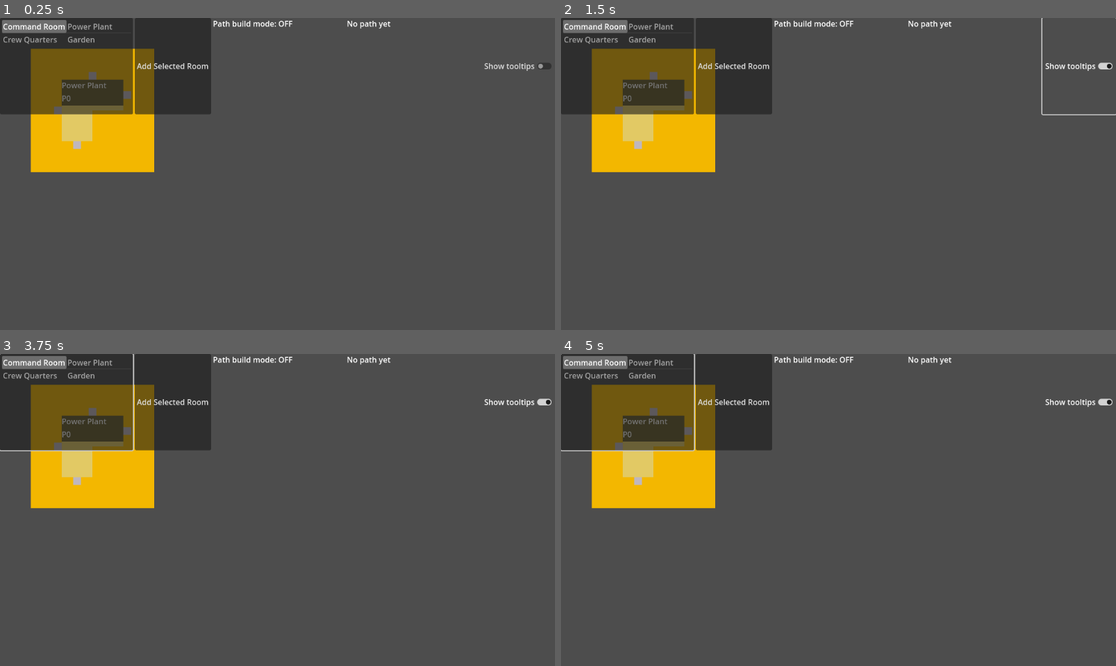
Above: before the commit, frames 1-4 (two rows, left to right).
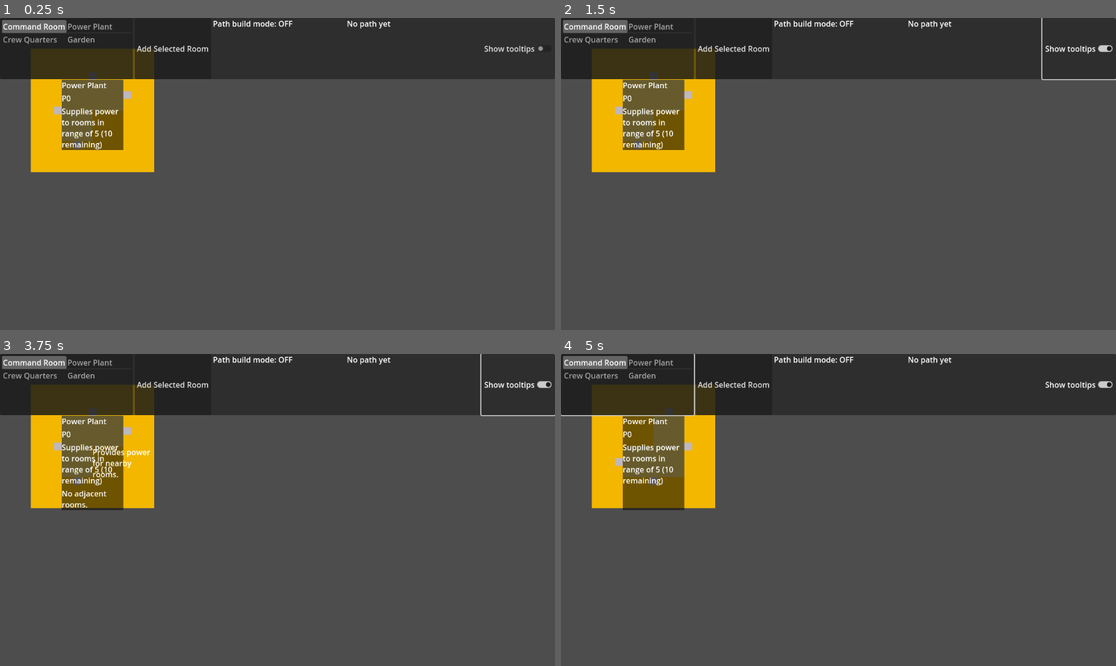
Above: after the commit, the same moments.

Repository: juhanikat/mothership
Game: Godot game, scene res://scenes/main.tscn
Two runs of this game, one before a commit and one after it. Both use one fixed random seed, a clock stepped at 60 frames per second and the inputs below.
Inputs (mouse positions are in pixels of both pictures, inside the frame that each line leads up to):
- Up to frame 1 (0.25 s): no input
- Up to frame 2 (1.5 s): click "Add Selected Room" at 0.5 s; click "Show tooltips" at 1.25 s
- Up to frame 3 (3.75 s): click "Add Selected Room" at 2 s; click "Add Selected Room" at 2.75 s; move the mouse to (94, 447) at 3.52 s; press the mouse at (94, 447) at 3.53 s
- Up to frame 4 (5 s): tap R (rotate_tile) at 3.8, 4.35 s; move the mouse to (655, 413) at 4.27 s; release the mouse at (655, 413) at 4.28 s; click (655, 413) at 4.55 s

The runs differ from the first frame. In frame 1, 20% of the frame differs, in the area x 0-100%, y 0-43%; in frame 2, 20%; in frame 3, 21%, in the area x 0-100%, y 0-50%; in frame 4, 21%.

Commit message:
add power toggling, and RoomGameplay script

Diff:
--- a/RoomData.gd
+++ b/RoomData.gd
@@ -24,7 +24,8 @@
 	"room_name": "Power Plant",
 	"room_shape": RoomShape.LShape,
 	"room_desc": "Provides power for nearby rooms.",
-	"power_usage": 0
+	"power_usage": 0,
+	"power_supply": {"capacity": 10, "range": 5}
 }
 
 const _crew_quarters_data: Dictionary[String, Variant] = {
--- a/project.godot
+++ b/project.godot
@@ -26,6 +26,7 @@
 Room=""
 RoomClickableArea=""
 RoomArea=""
+PowerSupply=""
 
 [input]
 
@@ -54,6 +55,11 @@
 "events": [Object(InputEventMouseButton,"resource_local_to_scene":false,"resource_name":"","device":-1,"window_id":0,"a …(253 unchanged characters)…
 ]
 }
+toggle_power={
+"deadzone": 0.2,
+"events": [Object(InputEventMouseButton,"resource_local_to_scene":false,"resource_name":"","device":-1,"window_id":0,"alt_pressed":false,"shift_pressed":false,"ctrl_pressed":false,"meta_pressed":false,"button_mask":0,"position":Vector2(0, 0),"global_position":Vector2(0, 0),"factor":1.0,"button_index":3,"canceled":false,"pressed":false,"double_click":false,"script":null)
+]
+}
 
 [layer_names]
 
--- a/room/RoomConnections.gd
+++ b/room/RoomConnections.gd
@@ -2,8 +2,9 @@
 class_name RoomConnections
 
 
+
+## Returns the shortest path between two rooms (using a breadth-first search). If no path is found, returns -1.
 static func distance_between(start_room: Room, end_room: Room) -> int:
-	## Returns the shortest path between two rooms (using a breadth-first search). If no path is found, returns -1.
 	var queue = [] # Contains [room: Room, distance_from_starting_room: int] pairs
 	var explored = []
 
@@ -22,10 +23,32 @@
 	return -1
 
 
+## Returns all rooms within <range> of <start_room>, not including <start_room>.
+static func get_nearby_rooms(start_room: Room, search_range: int) -> Array[Room]:
+	var queue = [] # Contains [room: Room, distance_from_starting_room: int] pairs
+	var explored: Array[Room] = []
+
+	queue.append([start_room, 0])
+	explored.append(start_room)
+
+	while len(queue) > 0:
+		var current: Array[Variant] = queue.pop_front()
+		if current[1] > search_range:
+			explored.erase(start_room)
+			return explored
+		for adjacent_room: Room in current[0].adjacent_rooms:
+			if adjacent_room not in explored:
+				queue.append([adjacent_room, current[1] + 1])
+				explored.append(adjacent_room)
+
+	explored.erase(start_room)
+	return explored
+
+
+## loop through all connectors (in the entire game),
+## and find first two connectors that are in range of each other.
+## If found, returns a list containing both connectors, and an empty list otherwise.
 static func find_connector_pairing(current_room_connectors: Array[Connector], all_connectors: Array[Connector], max_distance: int) -> Array[Connector]:
-	## loop through all connectors (in the entire game),
-	## and find first two connectors that are in range of each other.
-	## If found, returns a list containing both connectors, and an empty list otherwise.
 	var closest_pair: Array[Connector] = []
 	var closest_pair_distance = null
 	for own_connector: Area2D in current_room_connectors:
--- /dev/null
+++ b/room/RoomGameplay.gd
@@ -0,0 +1,63 @@
+extends Node
+class_name RoomGameplay
+
+
+var _data: Dictionary[String, Variant]
+@onready var parent_room: Room
+
+var powered: bool = false
+
+
+# FOR POWER SUPPLIERS
+var power_supply = {}
+var supplies_to: Array[Room] = []
+
+
+
+func _ready() -> void:
+	parent_room = get_parent()
+
+
+func init_gameplay_features(data: Dictionary) -> void:
+	_data = data
+
+	if "power_supply" in _data.keys():
+		power_supply = _data["power_supply"].duplicate(true)
+		print(power_supply)
+		parent_room.add_to_group("PowerSupply")
+		powered = true
+		parent_room.texture_polygon.color.a += 0.5
+
+
+func toggle_power() -> void:
+	if power_supply:
+		# Power suppliers are always powered.
+		return
+
+	var not_in_range = true
+	if powered:
+		for power_supplier: Room in get_tree().get_nodes_in_group("PowerSupply"):
+			if parent_room in power_supplier.gameplay.supplies_to:
+				power_supplier.gameplay.power_supply.capacity += 1
+				power_supplier.gameplay.supplies_to.erase(parent_room)
+				power_supplier.room_info.update_power_supply_label(power_supplier.gameplay.power_supply)
+		powered = false
+		parent_room.texture_polygon.color.a -= 0.5
+	else:
+		var power_suppliers = get_tree().get_nodes_in_group("PowerSupply")
+		for power_supplier: Room in power_suppliers:
+			var power_supplier_reach = RoomConnections.get_nearby_rooms(power_supplier, power_supplier.gameplay.power_supply.range)
+			if parent_room in power_supplier_reach:
+				not_in_range = false
+				if power_supplier.gameplay.power_supply.capacity > 0:
+					power_supplier.gameplay.power_supply.capacity -= 1
+					power_supplier.gameplay.supplies_to.append(parent_room)
+					power_supplier.room_info.update_power_supply_label(power_supplier.gameplay.power_supply)
+					powered = true
+					parent_room.texture_polygon.color.a += 0.5
+					print("Room powered.")
+					return
+		if not_in_range:
+			print("Cannot power room: No suppliers in range.")
+		else:
+			print("Cannot power room: Suppliers in rage do not have enough capacity.")
--- a/room/room.gd
+++ b/room/room.gd
@@ -31,11 +31,17 @@
 var _shape: RoomData.RoomShape
 var _data: Dictionary[String, Variant]
 
+var gameplay: RoomGameplay
+
 var adjacent_rooms: Array[Room] = [] # updated when any room is attached to this one
 
-
+var powered: bool = false
+
+var power_supply = {"capacity": 0, "range": 0}
+var supplies_to: Array[Room] = []
+
+## Call this before the tile is added to the scene tree.
 func init_room(i_data: Dictionary[String, Variant]) -> void:
-	## Call this before the tile is added to the scene tree.
 	_data = i_data
 	_shape = _data["room_shape"]
 
@@ -56,6 +62,7 @@
 
 	polygon.polygon = room_shapes[_shape]
 
+
 	# shapes the texture (Polygon2D) according to the room's shape,
 	# and colors it randomly.
 	# Replace this when creating actual textures for rooms.
@@ -66,10 +73,18 @@
 
 	GlobalSignals.room_connected.connect(_on_room_connected)
 
+	# RoomGameplay handles supplying power etc. gameplay things
+	gameplay = RoomGameplay.new()
+	add_child(gameplay)
+	gameplay.init_gameplay_features(_data)
+
 
 func _unhandled_input(event: InputEvent) -> void:
 	if locked:
+		if event.is_action_pressed("toggle_power") and hovering:
+			gameplay.toggle_power()
 		return
+
 	if GlobalInputFlags.path_build_mode:
 		return
 
@@ -102,7 +117,7 @@
 		global_position = global_mouse_pos
 		room_info.global_position = global_position + RoomData.room_info_pos[_shape]
 
-	elif event.is_action_pressed("rotate_tile") and is_picked:
+	if event.is_action_pressed("rotate_tile") and is_picked:
 			target_rotation += 90
 
 
@@ -172,6 +187,7 @@
 		connectors_node.add_child(new_connector)
 		new_connector.position = connector_pos
 
+
 ## Creates a navigation region for this room (connector regions are made in connector.gd).
 func create_navigation_region() -> void:
 	var new_nav_polygon = NavigationPolygon.new()
@@ -184,6 +200,8 @@
 func create_texture() -> void:
 	texture_polygon.polygon = polygon.polygon
 	texture_polygon.color = RoomData.room_colors.pick_random()
+	texture_polygon.color.a -= 0.5 # because rooms spawn unpowered
+
 
 ## Returns all connectors that are children of this room.
 func get_own_connectors() -> Array[Connector]:
--- a/room/room_info.gd
+++ b/room/room_info.gd
@@ -4,18 +4,23 @@
 
 @export var room_name_label: RichTextLabel
 @export var power_usage_label: RichTextLabel
+@export var power_supply_label: RichTextLabel
+
 
 @export var adjacent_rooms_popup_label: RichTextLabel
 @export var description_popup_label: RichTextLabel
 
 
-
+##  fills information from _data (positioning is done in main.gd).
 func init_room_info(_data: Dictionary[String, Variant]) -> void:
-	#  fills information from _data (positioning is done in main.gd)
 	room_name_label.text = _data["room_name"]
 	power_usage_label.text = "P" + str(_data["power_usage"])
 	description_popup_label.text = _data.get("room_desc", "No description.")
 	adjacent_rooms_popup_label.text = "No adjacent rooms."
+
+	if "power_supply" in _data.keys():
+		power_supply_label.text = "Supplies power to rooms in range of %s (%s remaining)" % \
+		[str(_data["power_supply"]["range"]), str(_data["power_supply"]["capacity"])]
 
 
 func _process(_delta: float) -> void:
@@ -24,8 +29,14 @@
 		description_popup_label.global_position = get_global_mouse_position()
 
 
+## Called by room.gd to update the adjacent rooms popup.
 func update_adjacent_rooms_label(rooms: Array[Room]) -> void:
-	## Called by room.gd to update the adjacent rooms popup.
 	adjacent_rooms_popup_label.text = "Adjacent rooms (%s):\n" % [str(len(rooms))]
 	for room in rooms:
 		adjacent_rooms_popup_label.text += "\n%s (%s)" % [str(room), str(room._data["room_name"])]
+
+
+## Called by room.gd to update the power supply label when rooms toggle power.
+func update_power_supply_label(current_power_supply: Dictionary) -> void:
+	power_supply_label.text = "Supplies power to rooms in range of %s (%s remaining)" % \
+		[str(current_power_supply["range"]), str(current_power_supply["capacity"])]
--- a/room/room_info.tscn
+++ b/room/room_info.tscn
@@ -5,7 +5,7 @@
 [sub_resource type="StyleBoxFlat" id="StyleBoxFlat_yms3g"]
 bg_color = Color(0, 0, 0, 0.545098)
 
-[node name="RoomInfo" type="PanelContainer" node_paths=PackedStringArray("room_name_label", "power_usage_label", "adjacent_rooms_popup_label", "description_popup_label")]
+[node name="RoomInfo" type="PanelContainer" node_paths=PackedStringArray("room_name_label", "power_usage_label", "power_supply_label", "adjacent_rooms_popup_label", "description_popup_label")]
 offset_right = 128.0
 offset_bottom = 54.0
 mouse_filter = 2
@@ -13,6 +13,7 @@
 script = ExtResource("1_xv4oe")
 room_name_label = NodePath("VBoxContainer/RoomName")
 power_usage_label = NodePath("VBoxContainer/PowerUsage")
+power_supply_label = NodePath("VBoxContainer/PowerSupply")
 adjacent_rooms_popup_label = NodePath("VBoxContainer/AdjacentRoomsPopupLabel")
 description_popup_label = NodePath("DescriptionPopupLabel")
 
@@ -37,6 +38,11 @@
 text = "power usage"
 fit_content = true
 
+[node name="PowerSupply" type="RichTextLabel" parent="VBoxContainer"]
+layout_mode = 2
+mouse_filter = 2
+fit_content = true
+
 [node name="AdjacentRoomsPopupLabel" type="RichTextLabel" parent="VBoxContainer"]
 layout_mode = 2
 mouse_filter = 2
--- a/scenes/hud.tscn
+++ b/scenes/hud.tscn
@@ -4,41 +4,48 @@
 
 [node name="HUD" type="CanvasLayer" node_paths=PackedStringArray("path_build_mode_label", "path_info_label", "room_list")]
 script = ExtResource("1_ahhtf")
-path_build_mode_label = NodePath("TopBar/PathBuildModeLabel")
-path_info_label = NodePath("TopBar/PathInfoLabel")
-room_list = NodePath("TopBar/RoomList")
+path_build_mode_label = NodePath("PanelContainer/TopBar/PathBuildModeLabel")
+path_info_label = NodePath("PanelContainer/TopBar/PathInfoLabel")
+room_list = NodePath("PanelContainer/TopBar/RoomList")
 
-[node name="TopBar" type="HBoxContainer" parent="."]
-offset_right = 1152.0
-offset_bottom = 40.0
+[node name="PanelContainer" type="PanelContainer" parent="."]
+anchors_preset = -1
+anchor_right = 1.0
+anchor_bottom = 0.195988
+grow_horizontal = 2
+grow_vertical = 2
+metadata/_edit_use_anchors_ = true
 
-[node name="RoomList" type="ItemList" parent="TopBar"]
-custom_minimum_size = Vector2(0, 200)
+[node name="TopBar" type="HBoxContainer" parent="PanelContainer"]
+layout_mode = 2
+
+[node name="RoomList" type="ItemList" parent="PanelContainer/TopBar"]
+custom_minimum_size = Vector2(0, 100)
 layout_mode = 2
 auto_width = true
 max_columns = 2
 same_column_width = true
 
-[node name="AddRoomButton" type="Button" parent="TopBar"]
+[node name="AddRoomButton" type="Button" parent="PanelContainer/TopBar"]
 layout_mode = 2
 focus_mode = 0
 text = "Add Selected Room"
 
-[node name="PathBuildModeLabel" type="RichTextLabel" parent="TopBar"]
+[node name="PathBuildModeLabel" type="RichTextLabel" parent="PanelContainer/TopBar"]
 layout_mode = 2
 size_flags_horizontal = 3
 text = "path build mode label"
 fit_content = true
 
-[node name="PathInfoLabel" type="RichTextLabel" parent="TopBar"]
+[node name="PathInfoLabel" type="RichTextLabel" parent="PanelContainer/TopBar"]
 layout_mode = 2
 size_flags_horizontal = 3
 text = "path build mode label"
 fit_content = true
 
-[node name="ShowTooltipsButton" type="CheckButton" parent="TopBar"]
+[node name="ShowTooltipsButton" type="CheckButton" parent="PanelContainer/TopBar"]
 layout_mode = 2
 text = "Show tooltips"
 
-[connection signal="pressed" from="TopBar/AddRoomButton" to="." method="_on_add_room_button_pressed"]
-[connection signal="toggled" from="TopBar/ShowTooltipsButton" to="." method="_on_show_tooltips_button_toggled"]
+[connection signal="pressed" from="PanelContainer/TopBar/AddRoomButton" to="." method="_on_add_room_button_pressed"]
+[connection signal="toggled" from="PanelContainer/TopBar/ShowTooltipsButton" to="." method="_on_show_tooltips_button_toggled"]
Not shown, added: room/RoomGameplay.gd.uid
